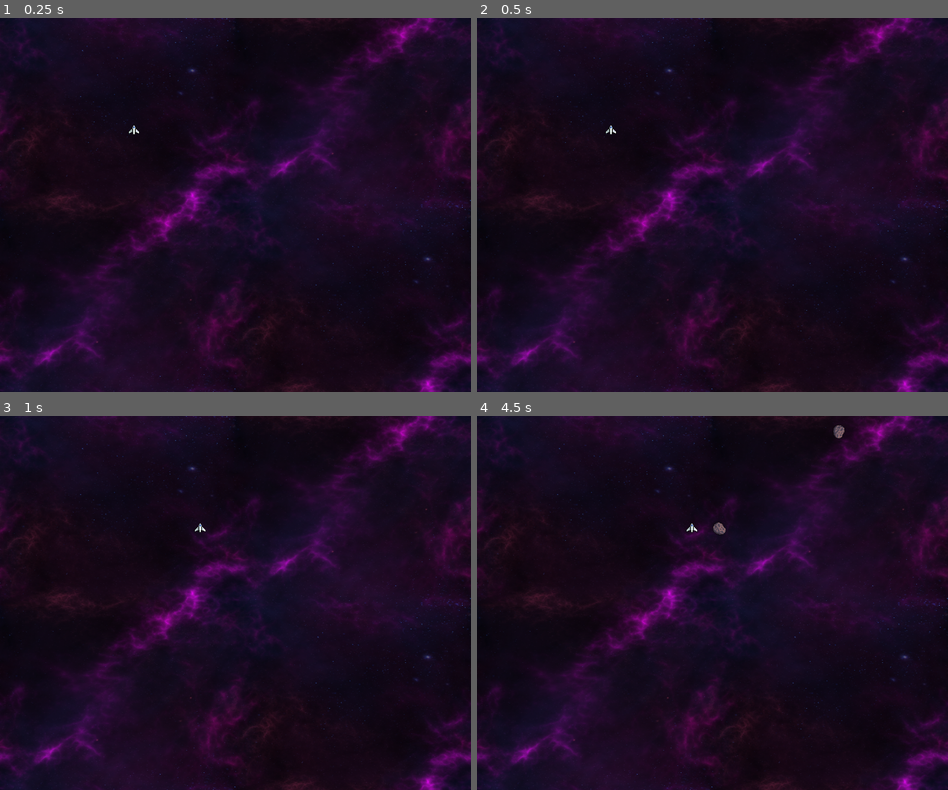
Above: before the commit, frames 1-4 (two rows, left to right).
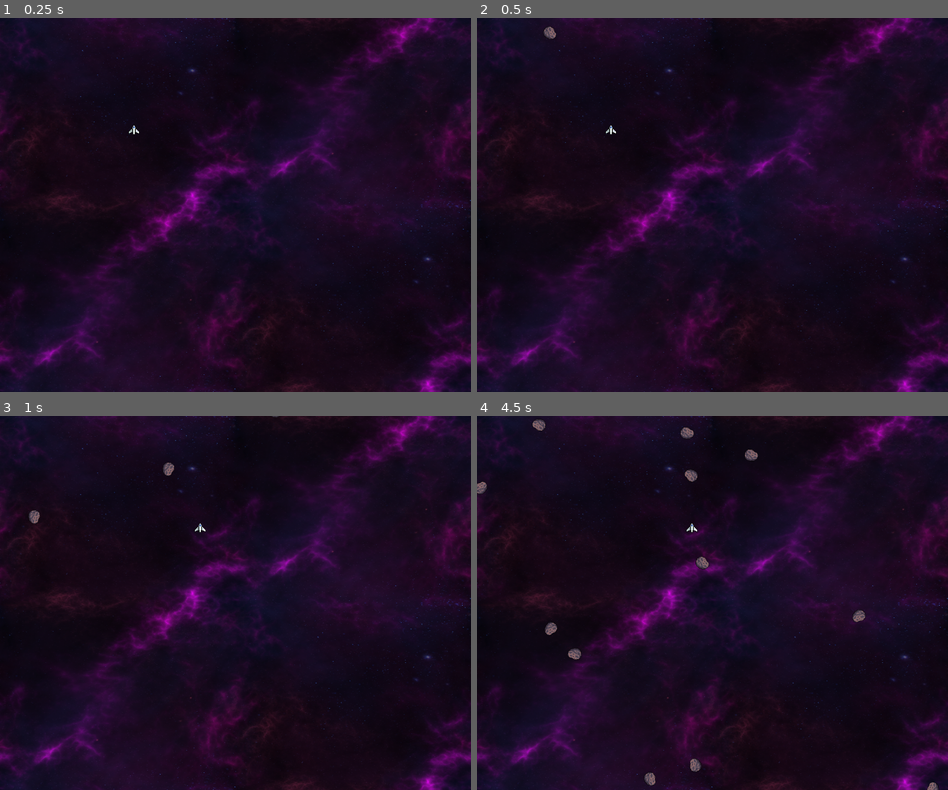
Above: after the commit, the same moments.

Repository: Smart-Jellyfish/SpaceShooter
Game: Godot game, scene res://Scenes/Level/level.tscn
The game is run twice, just before and just after one commit, with the same random seed, the same clock (stepped at 60 frames per second) and the same inputs.
Inputs:
- Up to frame 1 (0.25 s): no input
- Up to frame 2 (0.5 s): no input
- Up to frame 3 (1 s): tap Enter (Fire Secondary) at 0.5 s; hold Right (Right) from 0.53 s (still down); hold Space (Fire Primary) from 0.53 s (still down)
- Up to frame 4 (4.5 s): release Right (Right) at 1.28 s; release Space (Fire Primary) at 1.28 s; hold Down (Down) 1.28-2.03 s; tap Enter (Fire Secondary) at 1.35, 2.85, 4.35 s; hold Right (Right) 2.03-2.78 s; hold Space (Fire Primary) 2.03-2.78 s; hold Up (Up) 2.78-3.53 s; hold Space (Fire Primary) 3.53-4.28 s; hold Left (Left) from 3.53 s (still down)

Frame 1 is identical in both runs. In frame 2, less than 0.1% of the frame differs, in the area x 14-17%, y 2-6%; in frame 3, 0.1%; in frame 4, 0.9%, in the area x 0-98%, y 0-100%.

Commit message:
Added destructor for the metors once they leave the scene

Diff:
--- a/Scenes/Level/level.tscn
+++ b/Scenes/Level/level.tscn
@@ -17,6 +17,7 @@
 script = ExtResource("1_nhu14")
 
 [node name="Timer" type="Timer" parent="."]
+wait_time = 0.2
 autostart = true
 
 [node name="Background" type="Sprite2D" parent="."]
--- a/Scenes/Meteor/meteor.gd
+++ b/Scenes/Meteor/meteor.gd
@@ -32,3 +32,8 @@
 		rotation += 1 * rotation_speed * delta
 	else:
 		rotation += -1 * rotation_speed * delta
+
+
+func _on_visible_on_screen_notifier_2d_screen_exited():
+	print("destroying asteroid")
+	call_deferred("free")
--- a/Scenes/Meteor/meteor.tscn
+++ b/Scenes/Meteor/meteor.tscn
@@ -15,3 +15,7 @@
 [node name="CollisionShape2D" type="CollisionShape2D" parent="."]
 position = Vector2(-1, 0)
 shape = SubResource("CircleShape2D_h1nsi")
+
+[node name="VisibleOnScreenNotifier2D" type="VisibleOnScreenNotifier2D" parent="."]
+
+[connection signal="screen_exited" from="VisibleOnScreenNotifier2D" to="." method="_on_visible_on_screen_notifier_2d_screen_exited"]
